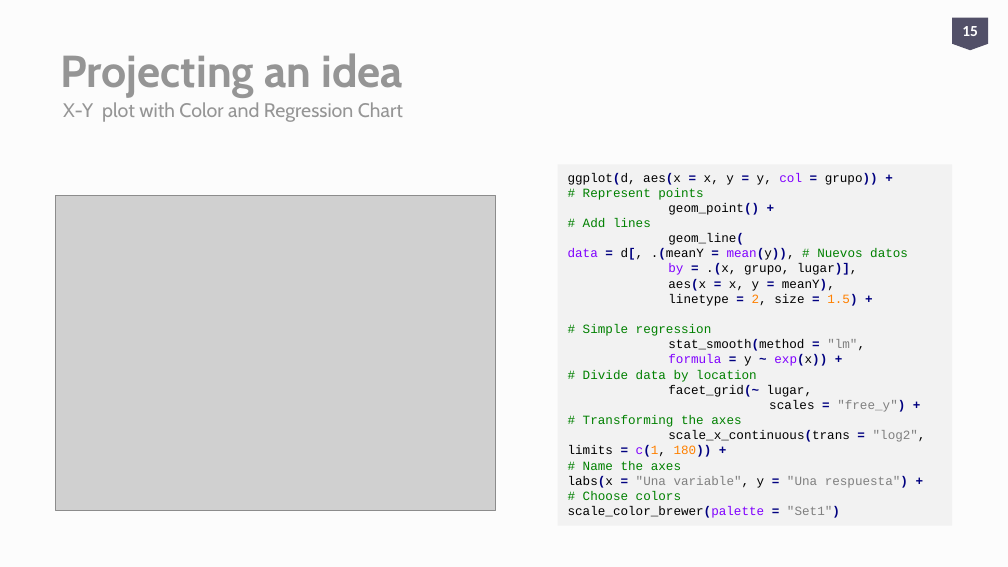
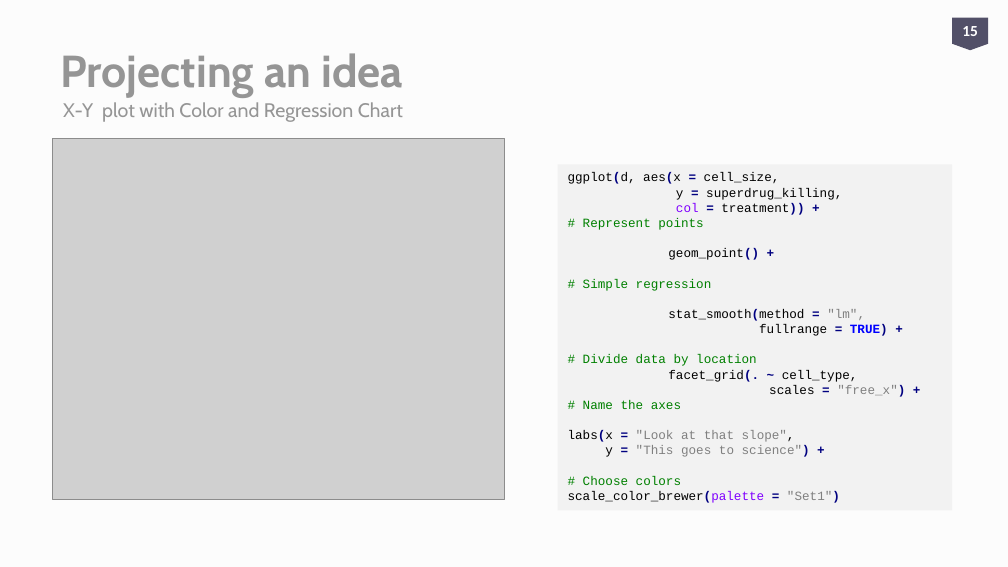
Before and after one commit to aweimann/floto-lab-learning-bioinformatics, a slide deck: slide 15 of presentations/R_worskshop_Statistics_analysisENG.pptx. Drawn at 1008x567 pixels with LibreOffice and Linux fonts; fonts in the diff are those of the drawing; grey boxes stand for pictures. Boxes give left, top, right and bottom in pixels: in the first picture for what was removed or moved away, otherwise in the second. Text is boxed around its words. In the diff, an @@ line names an element or a change of style, - is before the commit and + after.

Commit message:
Modifications on ggplot slides

```diff
--- a/presentations/R_worskshop_Statistics_analysisENG.pptx
+++ b/presentations/R_worskshop_Statistics_analysisENG.pptx
@@ picture: place and size @@
-picture at [55, 196, 496, 510]
+picture at [53, 138, 505, 499]
@@ rectangle "ggplot(d, aes(x = cell_size,": place and size @@
-rectangle "ggplot(d, aes(x = cell_size," at [557, 164, 952, 525]
+rectangle "ggplot(d, aes(x = cell_size," at [557, 164, 952, 510]
@@ text in rectangle at [568, 172, 842, 215]: text changed @@
-ggplot(d, aes(x = x, y = y, col = grupo)) +
+ggplot(d, aes(x = cell_size,
+y = superdrug_killing,
+col = treatment)) +
@@ text in rectangle at [568, 218, 908, 306]: paragraphs removed @@
-# Add lines
-geom_line(
-data = d[, .(meanY = mean(y)), # Nuevos datos
-by = .(x, grupo, lugar)],
-aes(x = x, y = meanY),
-linetype = 2, size = 1.5) +
@@ text in rectangle at [668, 309, 865, 321]: text colour #000000 to #808080 in ""lm"," @@
@@ text in rectangle at [759, 324, 888, 336]: text changed; text colour #8000FF to #000000 @@
-formula = y ~ exp(x)) +
+fullrange = TRUE) +
@@ text in rectangle at [668, 370, 905, 397]: text changed @@
-facet_grid(~ lugar,
-scales = "free_y") +
-# Transforming the axes
-scale_x_continuous(trans = "log2", limits = c(1, 180)) +
+facet_grid(. ~ cell_type,
+scales = "free_x") +
@@ text in rectangle at [568, 430, 810, 457]: text changed @@
-labs(x = "Una variable", y = "Una respuesta") +
+labs(x = "Look at that slope",
+y = "This goes to science") +
```
Also in this commit, not shown: 12 other slides changed, 2 other files.
